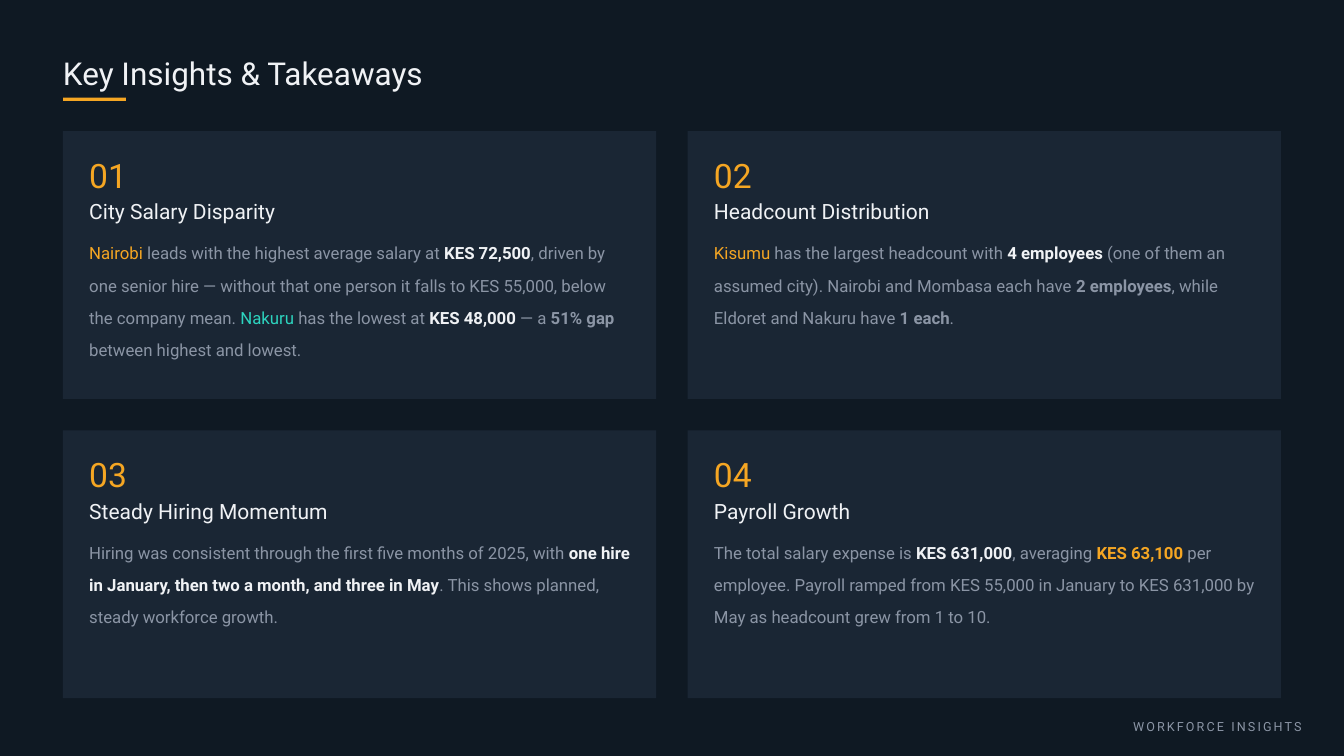
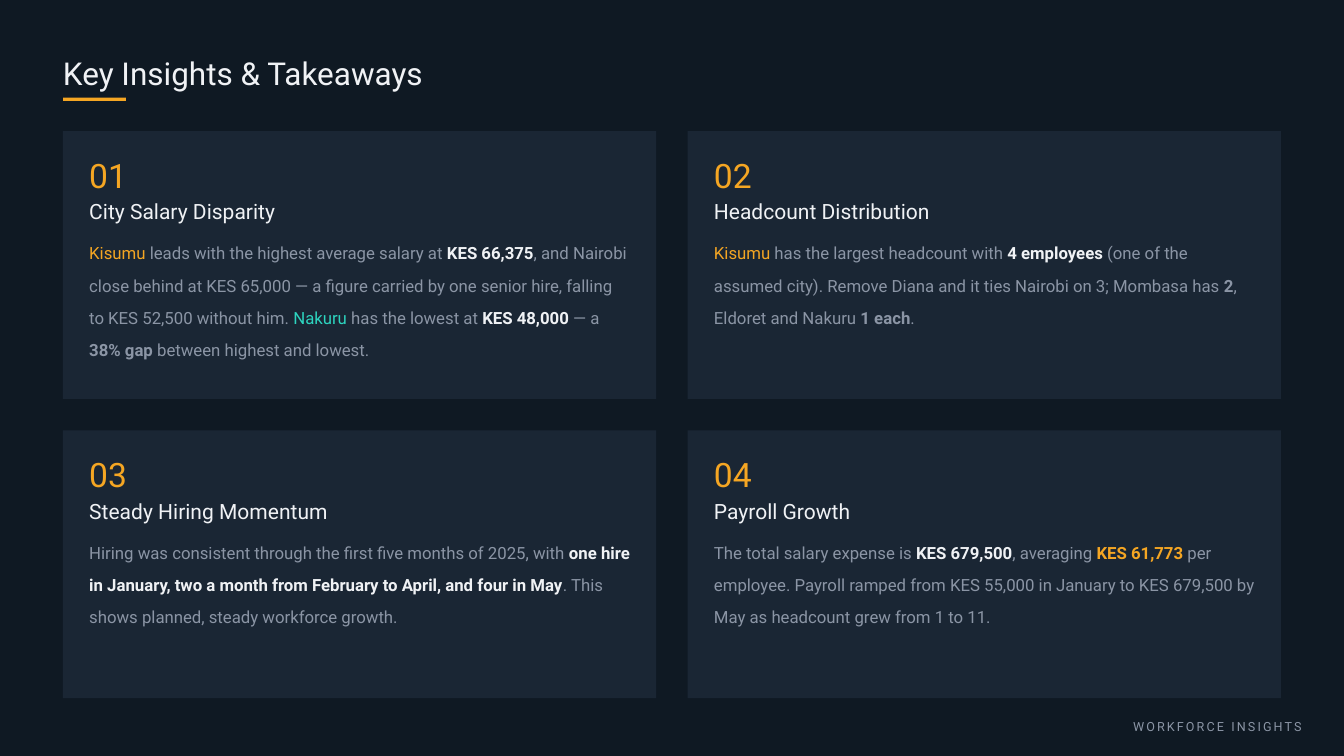
Before and after one commit to Riq-wq/employee-salary-headcount-dashboard, a slide deck: slide 15 of reports/Employee Salary & Headcount Dashboard.pptx. Drawn at 1344x756 pixels with LibreOffice and Linux fonts; fonts in the diff are those of the drawing. Boxes give left, top, right and bottom in pixels: in the first picture for what was removed or moved away, otherwise in the second. Text is boxed around its words. In the diff, an @@ line names an element or a change of style, - is before the commit and + after.

Commit message:
Run 2026-10-22 11:30 - 11 rows, total 679,500

```diff
--- a/reports/Employee Salary & Headcount Dashboard.pptx
+++ b/reports/Employee Salary & Headcount Dashboard.pptx
@@ text at <box>89,246,627,360</box>: text changed @@
-Nairobi leads with the highest average salary at KES 72,500, driven by one senior hire — without that one person it falls to KES 55,000, below the company mean. Nakuru has the lowest at KES 48,000 — a 51% gap between highest and lowest.
+Kisumu leads with the highest average salary at KES 66,375, and Nairobi close behind at KES 65,000 — a figure carried by one senior hire, falling to KES 52,500 without him. Nakuru has the lowest at KES 48,000 — a 38% gap between highest and lowest.
@@ text at <box>714,246,1237,324</box>: text changed @@
-Kisumu has the largest headcount with 4 employees (one of them an assumed city). Nairobi and Mombasa each have 2 employees, while Eldoret and Nakuru have 1 each.
+Kisumu has the largest headcount with 4 employees (one of the assumed city). Remove Diana and it ties Nairobi on 3; Mombasa has 2, Eldoret and Nakuru 1 each.
@@ text at <box>89,546,630,627</box>: text changed @@
-Hiring was consistent through the first five months of 2025, with one hire in January, then two a month, and three in May. This shows planned, steady workforce growth.
+Hiring was consistent through the first five months of 2025, with one hire in January, two a month from February to April, and four in May. This shows planned, steady workforce growth.
@@ text at <box>714,546,1254,627</box>: text changed @@
-The total salary expense is KES 631,000, averaging KES 63,100 per employee. Payroll ramped from KES 55,000 in January to KES 631,000 by May as headcount grew from 1 to 10.
+The total salary expense is KES 679,500, averaging KES 61,773 per employee. Payroll ramped from KES 55,000 in January to KES 679,500 by May as headcount grew from 1 to 11.
```
Also in this commit, not shown: 7 other slides changed, 9 other files.
